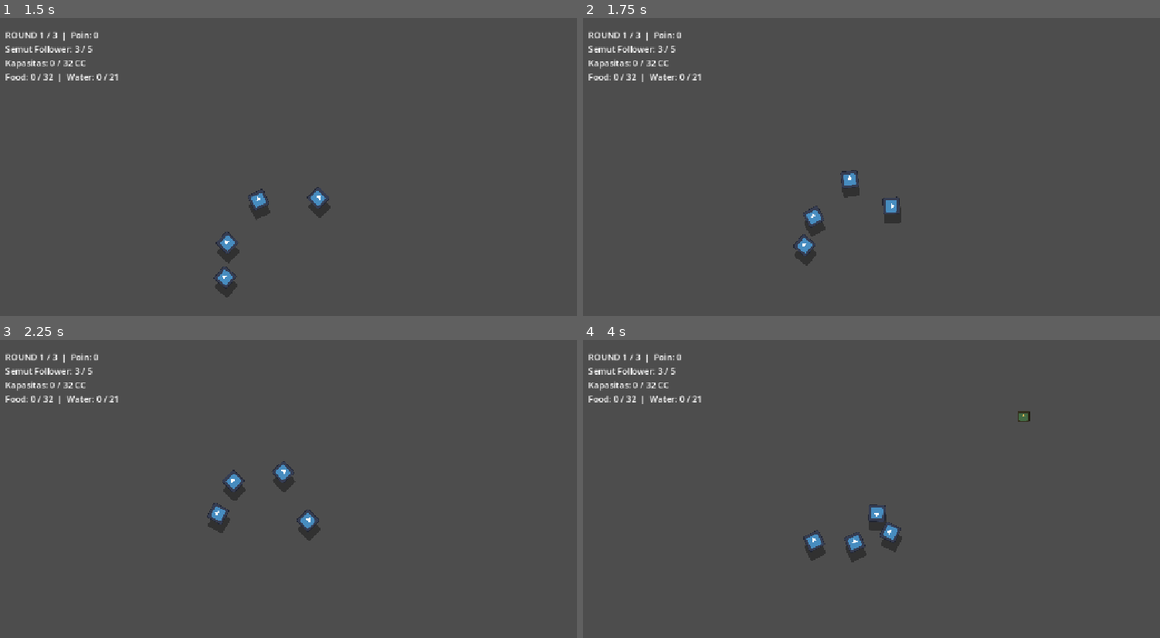
Above: before the commit, frames 1-4 (two rows, left to right).
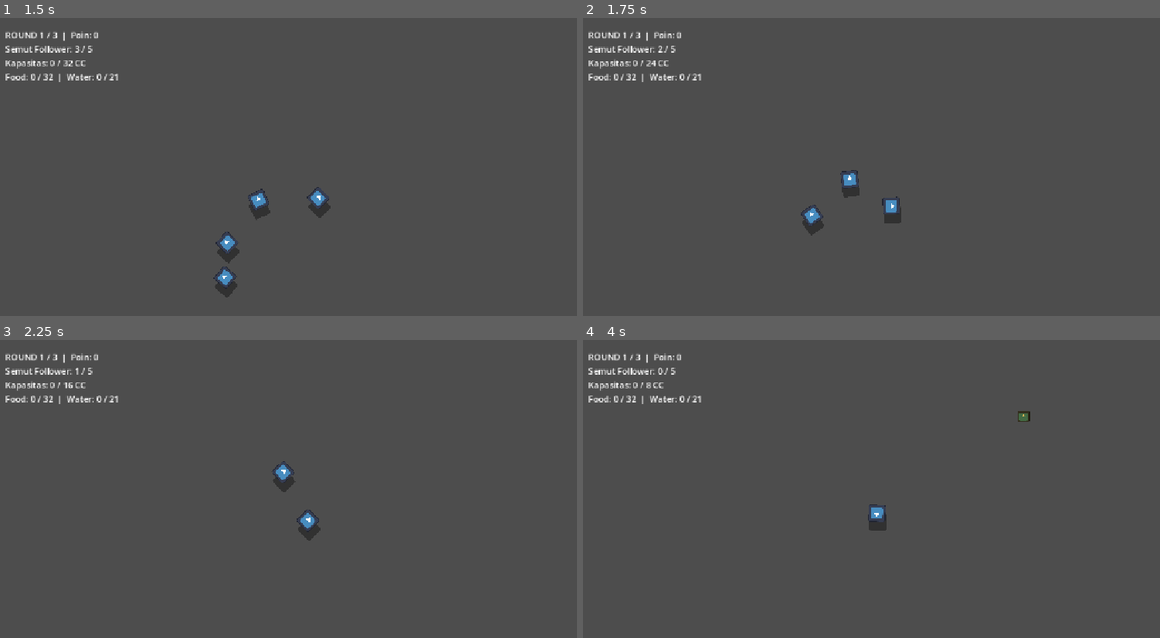
Above: after the commit, the same moments.

Repository: michaelaudrey777-boop/Hands-On
Game: Godot game, scene res://scenes/main.tscn
Same seed, same stepped clock (60 frames per second), same inputs: the game is played once before the commit and once after it. The engine's default icon, where the game draws it, is replaced by a stand-in: a white triangle on a blue panel in a dark square.
Inputs:
- Up to frame 1 (1.5 s): tap Enter at 0.5 s; hold D (Right) 0.53-1.28 s; tap E at 0.6 s; tap Space at 0.77 s; tap Q at 0.8, 1.35 s; hold S (Down) from 1.28 s (still down)
- Up to frame 2 (1.75 s): keep holding S (Down); tap Space at 1.52 s; tap K at 1.55 s
- Up to frame 3 (2.25 s): release S (Down) at 2.03 s; hold D (Right) from 2.03 s (still down); tap K at 2.1 s
- Up to frame 4 (4 s): tap E at 2.3, 2.85 s; release D (Right) at 2.78 s; hold W (Up) 2.78-3.53 s; tap Space at 3.02, 3.77 s; tap Q at 3.05, 3.6 s; hold A (Left) from 3.53 s (still down); tap K at 3.8 s

Frame 1 is identical in both runs. In frame 2, 0.4% of the frame differs, in the area x 10-43%, y 9-84%; in frame 3, 0.4%; in frame 4, 0.7%, in the area x 10-56%, y 9-75%.

Commit message:
FEAT: Add manual drop (Q) and drop heaviest cargo when an ant dies- drop_last_item(): drops the most recently picked-up item- remove_follower(): relinks the follow chain, shrinks capacity,  and drops the heaviest items until the load fits

Diff:
--- a/ant-icipate/scripts/ant_leader.gd
+++ b/ant-icipate/scripts/ant_leader.gd
@@ -33,8 +33,14 @@
 	_emit_status.call_deferred()
 
 func _unhandled_input(event: InputEvent) -> void:
-	if event is InputEventKey and event.pressed and not event.echo and event.keycode == KEY_E:
-		try_pickup_item()
+	if event is InputEventKey and event.pressed and not event.echo:
+		if event.keycode == KEY_E:
+			try_pickup_item()
+		elif event.keycode == KEY_Q:
+			drop_last_item()
+		elif event.keycode == KEY_K and OS.is_debug_build():
+			if not followers.is_empty():
+				remove_follower(followers.back())
 
 func _physics_process(delta: float) -> void:
 	is_huddling = Input.is_key_pressed(KEY_SPACE)
@@ -76,6 +82,21 @@
 	followers.append(follower)
 	follower.set_target(target_node, self)
 	_emit_status()
+
+func remove_follower(follower: Node2D) -> void:
+	var idx := followers.find(follower)
+	if idx == -1:
+		return
+
+	var new_target: Node2D = self if idx == 0 else followers[idx - 1]
+	followers.remove_at(idx)
+	if idx < followers.size():
+		followers[idx].set_target(new_target, self)
+
+	if is_instance_valid(follower):
+		follower.queue_free()
+
+	drop_heaviest_items_until_fit()
 
 func get_huddle_position(follower: Node2D, radius: float) -> Vector2:
 	var index := followers.find(follower)
@@ -168,6 +189,23 @@
 
 	_emit_status()
 
+func drop_last_item() -> void:
+	if carried_items.is_empty():
+		return
+	if item_scene == null:
+		push_warning("Item Scene di Inspector AntLeader masih kosong!")
+		return
+
+	var dropped: Dictionary = carried_items.pop_back()
+
+	var dropped_node := item_scene.instantiate() as Area2D
+	dropped_node.global_position = global_position - Vector2.from_angle(rotation) * 80.0
+	if dropped_node.has_method("apply_data"):
+		dropped_node.apply_data(dropped)
+	get_parent().add_child.call_deferred(dropped_node)
+
+	_emit_status()
+
 func deposit_all_items() -> Dictionary:
 	var deposited_food := get_total_food()
 	var deposited_water := get_total_water()
